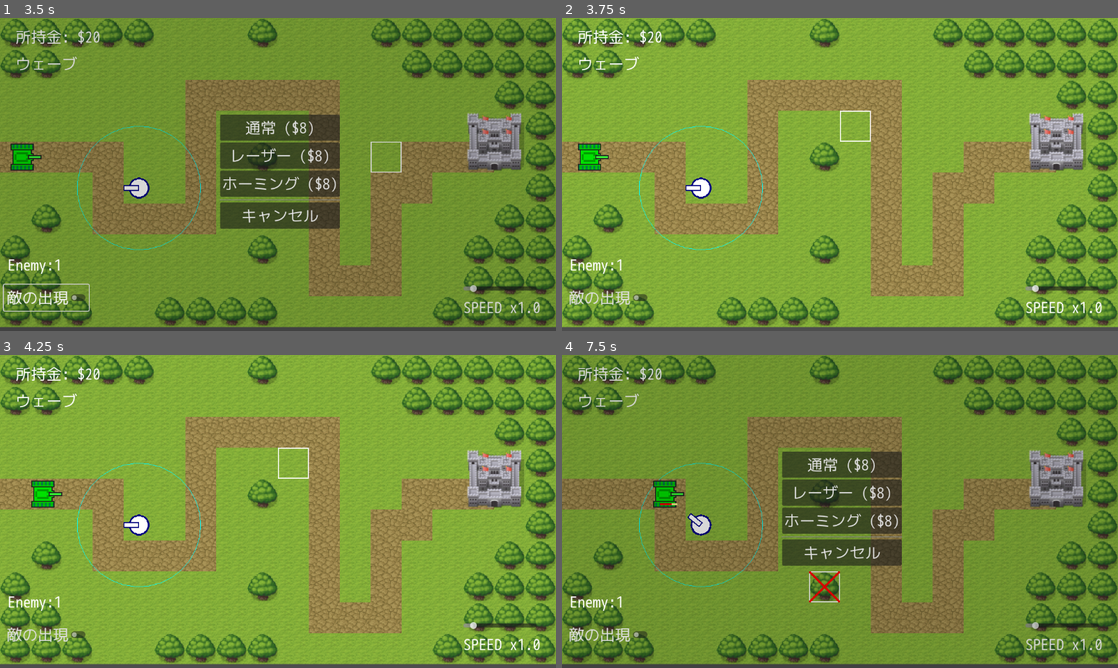
Above: before the commit, frames 1-4 (two rows, left to right).
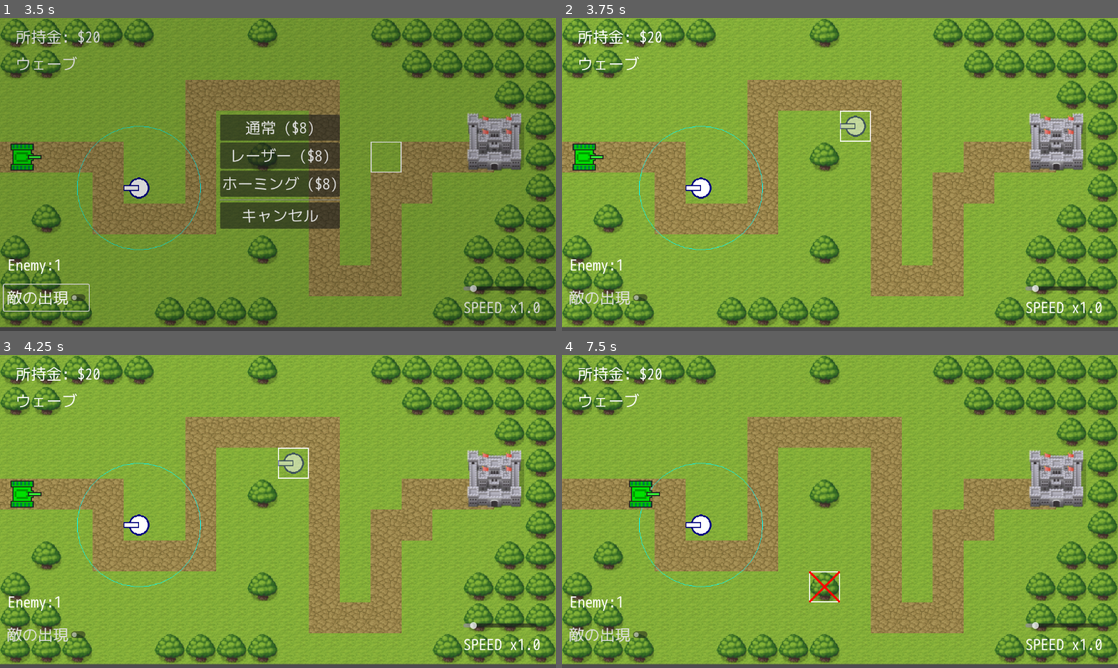
Above: after the commit, the same moments.

Repository: syun77/gd_towerdefense
Game: Godot game, scene res://Main.tscn
The game is run twice, just before and just after one commit, with the same random seed, the same clock (stepped at 60 frames per second) and the same inputs.
Inputs (mouse positions are in pixels of both pictures, inside the frame that each line leads up to):
- Up to frame 1 (3.5 s): click "敵の出現" at 0.5 s; click "敵の出現" at 1.25 s; click "敵の出現" at 2 s; move the mouse to (400, 158) at 2.77 s; click (400, 158) at 2.85 s; right-click (400, 158) at 3.05 s
- Up to frame 2 (3.75 s): click "通常 ($8)" at 3.5 s
- Up to frame 3 (4.25 s): no input
- Up to frame 4 (7.5 s): move the mouse to (728, 527) at 4.27 s; right-click (728, 527) at 4.35 s; click (728, 527) at 4.55 s; click (840, 492) at 5 s, where only the run before the commit has a clickable "レーザー ($8)"; move the mouse to (895, 442) at 5.77 s; click (895, 442) at 5.85 s; right-click (895, 442) at 6.05 s; click "ホーミング ($8)" at 6.5 s; move the mouse to (812, 574) at 7.27 s; right-click (812, 574) at 7.35 s

Frame 1 is identical in both runs. In frame 2, 0.5% of the frame differs, in the area x 1-55%, y 31-49%; in frame 3, 0.9%; in frame 4, 73%, in the area x 0-100%, y 0-99%.

Commit message:
タワーを購入して配置できるようにした

Diff:
--- a/TowerDefense/Main.gd
+++ b/TowerDefense/Main.gd
@@ -21,6 +21,7 @@
 # preload.
 # --------------------------------------------------
 const ENEMY_OBJ = preload("res://src/Enemy.tscn")
+const TOWER_OBJ = preload("res://src/Tower.tscn")
 const MENU_BUY_OBJ = preload("res://src/menu/MenuBuy.tscn")
 
 # --------------------------------------------------
@@ -36,6 +37,7 @@
 # UI.
 @onready var _ui_cursor = $UILayer/Cursor
 @onready var _ui_cursor_cross = $UILayer/Cursor/Cross
+@onready var _ui_cursor_tower = $UILayer/Cursor/Tower
 @onready var _ui_money = $UILayer/LabelMoney
 @onready var _ui_wave = $UILayer/LabelWave
 @onready var _ui_game_speed  = $UILayer/HSliderGameSpeed
@@ -77,6 +79,8 @@
 			_update_objs(delta)
 		eMode.BUY:
 			_update_buy()
+		eMode.BUILD:
+			_update_build()
 	# UIの更新.
 	_update_ui()
 
@@ -85,6 +89,7 @@
 	# 敵の出現.
 	_update_appear_enemy(delta)
 
+	# カーソルの更新.
 	_ui_cursor.position = Map.get_mouse_pos(true)
 	_ui_cursor.visible = true
 	var mouse_grid_pos = Map.get_grid_mouse_pos()
@@ -100,6 +105,36 @@
 	if _menu.closed():
 		var result = _menu.get_result()
 		_menu.queue_free()
+		match result:
+			MenuCommon.eResult.BUY_NORMAL, MenuCommon.eResult.BUY_LASER, MenuCommon.eResult.BUY_HORMING:
+				# 購入.
+				_mode = eMode.BUILD
+			_:
+				_mode = eMode.FREE
+
+## 更新 > ビルド(配置).
+func _update_build() -> void:
+	# カーソルの更新.
+	_ui_cursor.position = Map.get_mouse_pos(true)
+	_ui_cursor.visible = true
+	# 配置できるかどうか.
+	var mouse_grid_pos = Map.get_grid_mouse_pos()
+	var cant_build = Map.cant_build_position(mouse_grid_pos)
+	_ui_cursor_cross.visible = cant_build
+	_ui_cursor_tower.visible = (cant_build == false)
+	if Input.is_action_just_pressed("click"):
+		var cost = 8
+		if Common.money >= cost:
+			# ビルドする.
+			var tower = TOWER_OBJ.instantiate()
+			_tower_layer.add_child(tower)
+			tower.setup(_ui_cursor.position)
+			# お金を減らす.
+			Common.spend_money(cost)
+	elif Input.is_action_just_pressed("right-click"):
+		# キャンセル.
+		_ui_cursor_cross.visible = false
+		_ui_cursor_tower.visible = false
 		_mode = eMode.FREE
 
 ## 更新 > ゲームオブジェクト.
--- a/TowerDefense/Main.tscn
+++ b/TowerDefense/Main.tscn
@@ -1,10 +1,11 @@
-[gd_scene load_steps=8 format=3 uid="uid://dkehtxv4fqahf"]
+[gd_scene load_steps=9 format=3 uid="uid://dkehtxv4fqahf"]
 
 [ext_resource type="TileSet" uid="uid://5ltlgl2jn6x0" path="res://assets/tiles/tile_set.tres" id="1_ql1mj"]
 [ext_resource type="Script" path="res://Main.gd" id="1_xguji"]
 [ext_resource type="Texture2D" uid="uid://wnmxh8h5445g" path="res://assets/images/cursor.png" id="3_i21nb"]
 [ext_resource type="Theme" uid="uid://dcvufg8c2ac10" path="res://assets/default_theme.tres" id="3_loh52"]
 [ext_resource type="Texture2D" uid="uid://dpbi3wdyoie5y" path="res://assets/images/cross.png" id="4_4s62w"]
+[ext_resource type="Texture2D" uid="uid://bbs65cptlf2m3" path="res://assets/images/tower.png" id="6_co0mt"]
 [ext_resource type="PackedScene" uid="uid://c6fdhp7glsvv5" path="res://src/Tower.tscn" id="6_l6cws"]
 
 [sub_resource type="Curve2D" id="Curve2D_qkjnf"]
@@ -44,12 +45,17 @@
 [node name="UILayer" type="CanvasLayer" parent="."]
 
 [node name="Cursor" type="Sprite2D" parent="UILayer"]
-visible = false
 texture = ExtResource("3_i21nb")
 
 [node name="Cross" type="Sprite2D" parent="UILayer/Cursor"]
 visible = false
 texture = ExtResource("4_4s62w")
+
+[node name="Tower" type="Sprite2D" parent="UILayer/Cursor"]
+visible = false
+modulate = Color(1, 1, 1, 0.501961)
+rotation = 3.14159
+texture = ExtResource("6_co0mt")
 
 [node name="LabelMoney" type="Label" parent="UILayer"]
 offset_left = 32.0
--- a/TowerDefense/src/Tower.gd
+++ b/TowerDefense/src/Tower.gd
@@ -28,8 +28,8 @@
 # --------------------------------------------------
 # public function.
 # --------------------------------------------------
-func setup() -> void:
-	pass
+func setup(pos:Vector2) -> void:
+	position = pos
 
 ## 手動更新.
 func update_manual(delta:float) -> void:
